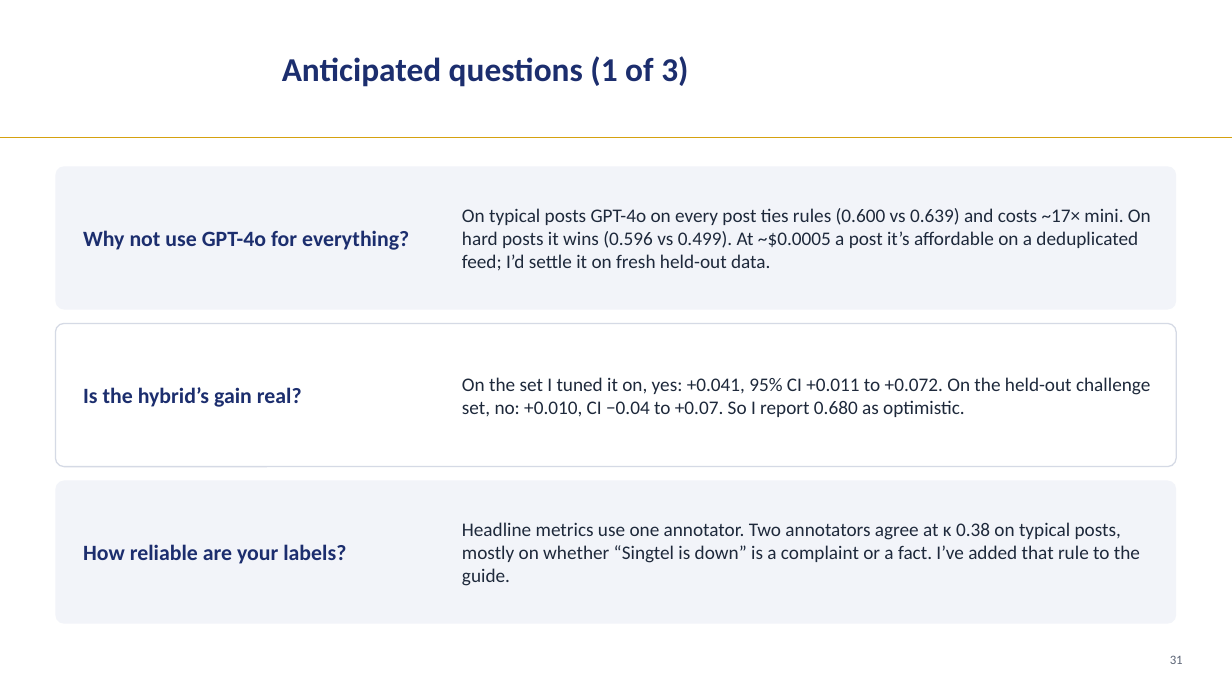
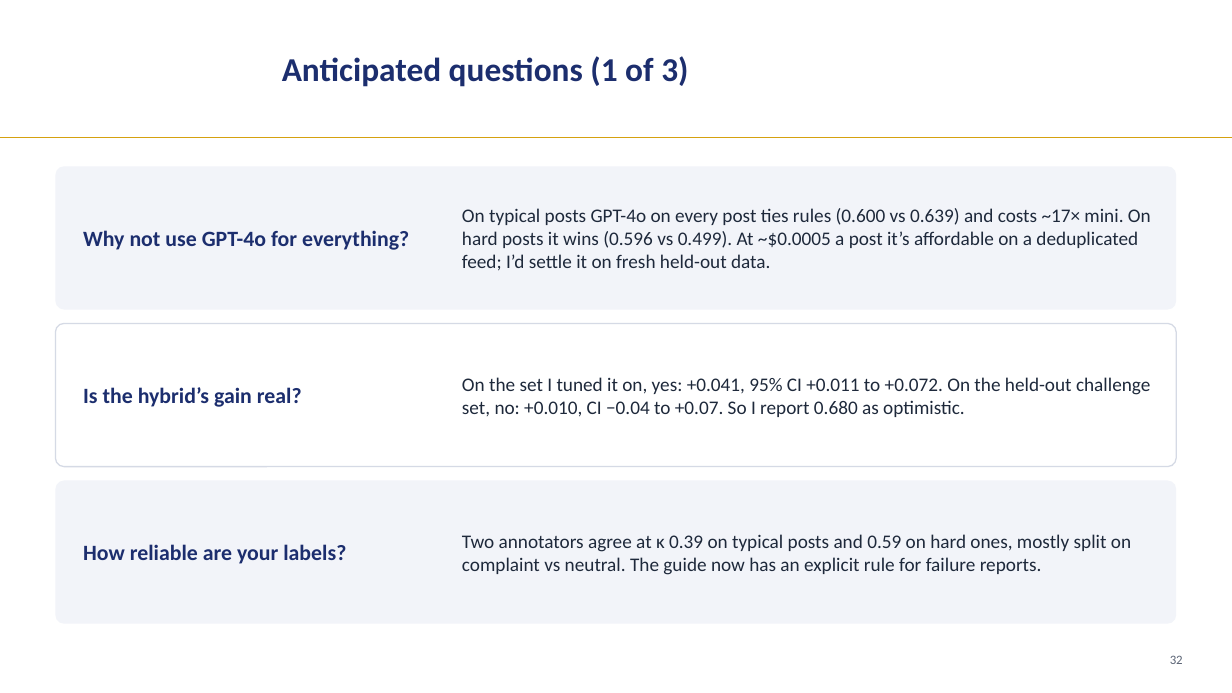
Before and after one commit to LizLicense/Public-Sentiment-Analysis-LLM-powered-Issue-Extraction, a slide deck: slide 32 of presentation/capstone_walkthrough.pptx (slide 31 before the commit). Drawn at 1232x693 pixels with LibreOffice and Linux fonts; fonts in the diff are those of the drawing; background and template pictures are left out. Boxes give left, top, right and bottom in pixels: in the first picture for what was removed or moved away, otherwise in the second. Text is boxed around its words. In the diff, an @@ line names an element or a change of style, - is before the commit and + after.

Commit message:
updated report

```diff
--- a/presentation/capstone_walkthrough.pptx
+++ b/presentation/capstone_walkthrough.pptx
@@ text at box(462, 534, 1131, 575): text changed @@
-Headline metrics use one annotator. Two annotators agree at κ 0.38 on typical posts, mostly on whether “Singtel is down” is a complaint or a fact. I’ve added that rule to the guide.
+Two annotators agree at κ 0.39 on typical posts and 0.59 on hard ones, mostly split on complaint vs neutral. The guide now has an explicit rule for failure reports.
@@ text at box(1170, 655, 1183, 664): text changed @@
-31
+32
```
Also in this commit, not shown: 20 other slides changed, 1 slide added, 13 other files.
